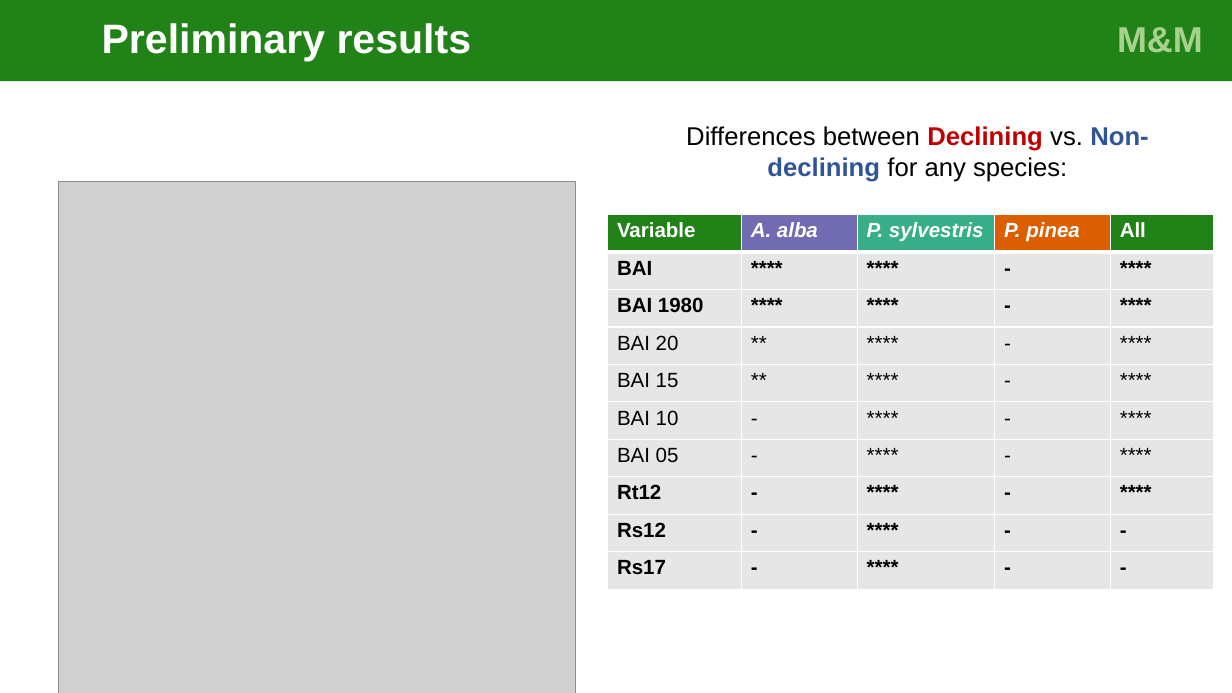
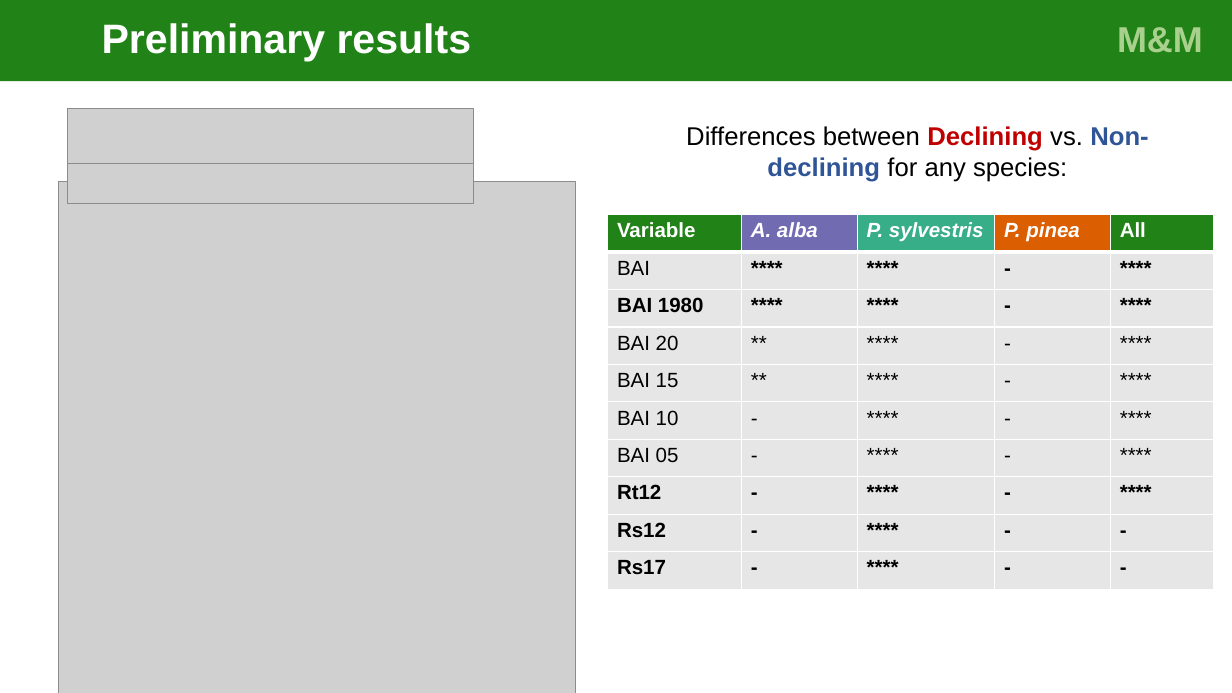
Before and after one commit to cris-fernandez/Tesis_Individuo, a slide deck: slide 33 of 06_ppts/exploratory_analysis_figures_v5.pptx. Drawn at 1232x693 pixels with LibreOffice and Linux fonts; fonts in the diff are those of the drawing; grey boxes stand for pictures. Boxes give left, top, right and bottom in pixels: in the first picture for what was removed or moved away, otherwise in the second. Text is boxed around its words. In the diff, an @@ line names an element or a change of style, - is before the commit and + after.

```diff
--- a/06_ppts/exploratory_analysis_figures_v5.pptx
+++ b/06_ppts/exploratory_analysis_figures_v5.pptx
@@ picture added at box(67, 109, 473, 164) @@
@@ picture added at box(67, 164, 473, 204) @@
@@ table at box(608, 214, 1214, 590) @@
@@ bold off in "BAI" @@
```
Also in this commit, not shown: 10 other files.
